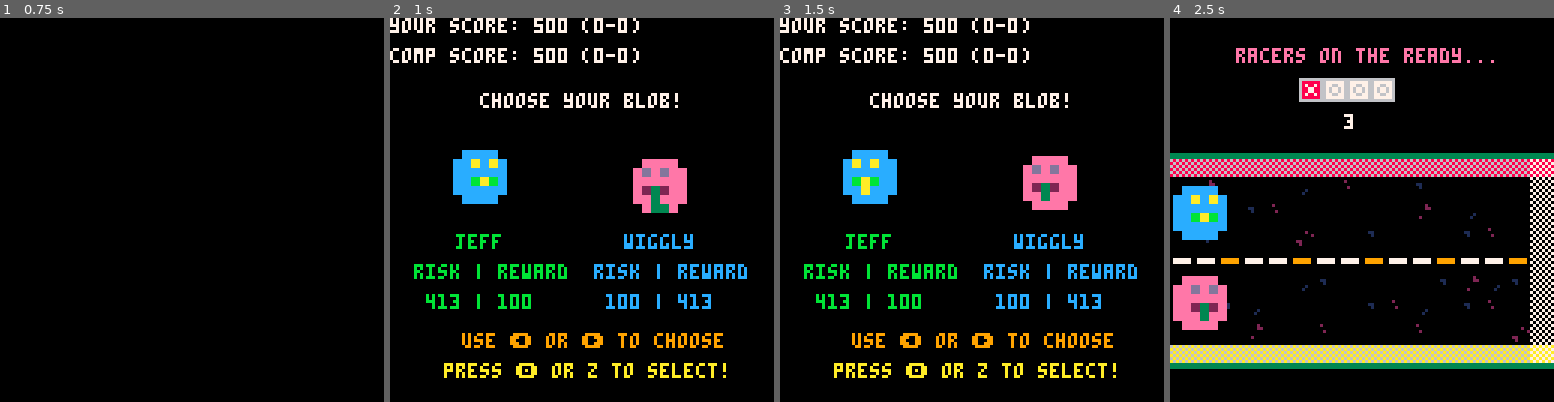
Above: before the commit, frames 1-4 (left to right).
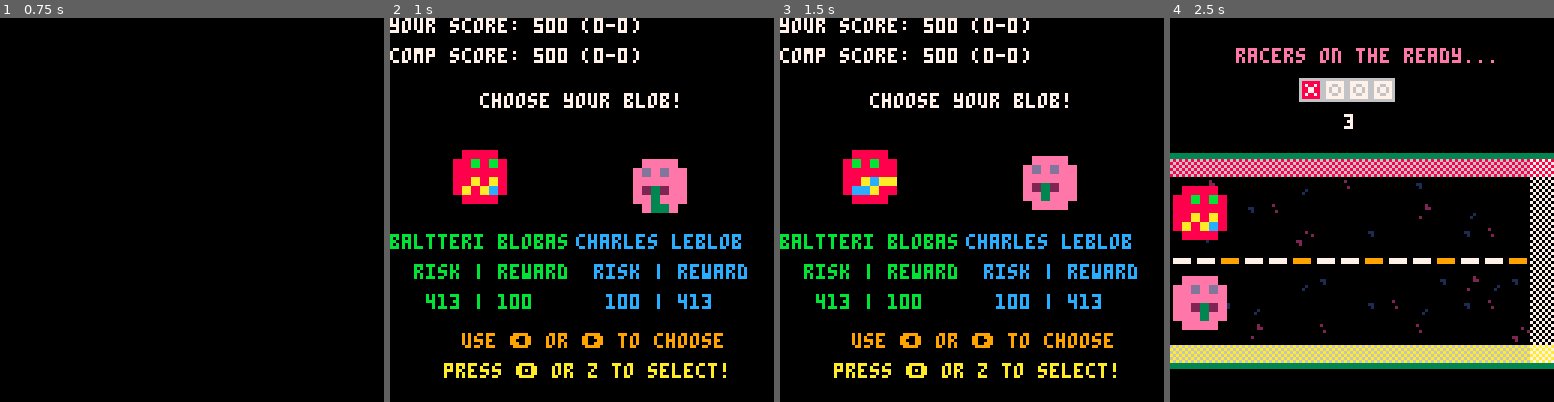
Above: after the commit, the same moments.

Repository: geopet/formula-blob
Game: PICO-8 cartridge formula-blob.p8
Same seed, same stepped clock (60 frames per second), same inputs: the game is played once before the commit and once after it.
Inputs:
- Up to frame 1 (0.75 s): tap X (X key) at 0.33 s; tap O (Z key) at 0.7 s
- Up to frame 2 (1 s): no input
- Up to frame 3 (1.5 s): tap X (X key) at 1.07 s
- Up to frame 4 (2.5 s): hold Right 1.6-2.1 s; tap O (Z key) at 1.7, 2.1 s; tap X (X key) at 1.85 s; hold Right from 2.47 s (still down)

Frame 1 is identical in both runs. In frame 2, 3.3% of the frame differs, in the area x 0-92%, y 34-61%; in frame 3, 3.2%; in frame 4, 1.7%.

Commit message:
refactor(blobs): update blob calls & new names
This commit changes how the code calls the blobs to allow for the new
blob, and future new blobs, to be added in.

I am also taking this opportunity to add naming homages to some of the
early players of the game who gave very kind feedback.

Diff:
--- a/formula-blob.p8
+++ b/formula-blob.p8
@@ -81,6 +81,7 @@
         }
     }
 
+    racer_keys = {}
     selected_blob = 0
 
     -- race variables
@@ -155,6 +156,7 @@
 
     if (state == "game-start") then
         lock_timer = 0
+        select_two_blobs()
         game_score_init()
 
         if (btnp(4)) then -- 🅾️ button (z key)
@@ -163,16 +165,17 @@
         log_msg = ""
     elseif (state == "race-init") then
         lock_timer = 0
+        select_two_blobs()
 
         -- set blob speed
-        blobs.blob1.speed = (0.5 * rnd(1)) + 0.08
-        blobs.blob2.speed = (0.5 * rnd(1)) + 0.08
+        blobs[racer_keys[1]].speed = (0.5 * rnd(1)) + 0.08
+        blobs[racer_keys[2]].speed = (0.5 * rnd(1)) + 0.08
 
         -- testing values
-        -- blobs.blob1.speed = 0.1
-        -- blobs.blob2.speed = 0.1
-
-        win_probability.total_speed = blobs.blob1.speed + blobs.blob2.speed
+        -- blobs[racer_keys[1]].speed = 0.1
+        -- blobs[racer_keys[2]].speed = 0.1
+
+        win_probability.total_speed = blobs[racer_keys[1]].speed + blobs[racer_keys[2]].speed
 
         set_fastest_blob()
         calculate_boost_bonus()
@@ -184,19 +187,19 @@
         state = "choose"
     elseif (state == "choose") then
         if (log_msg == "start state") then
-            log_msg = "b1 t: " .. blobs.blob1.win_probability.expected_time .. " b2 t: " .. blobs.blob2.win_probability.expected_time
+            log_msg = "b1 t: " .. blobs[racer_keys[1]].win_probability.expected_time .. " b2 t: " .. blobs[racer_keys[2]].win_probability.expected_time
         end
         if (btnp(0)) then -- left blob (1)
             selected_blob = 1
             sfx(0)
-            -- log_msg = "b1 wp: " .. blobs.blob1.win_probability.ratio .. "b1 t: " .. blobs.blob1.win_probability.expected_time
-            -- log_msg = "b1 wp: " .. blobs.blob1.win_probability.ratio .. " b1 ml: " .. blobs.blob1.win_probability.moneyline
+            -- log_msg = "b1 wp: " .. blobs[racer_keys[1]].win_probability.ratio .. "b1 t: " .. blobs[racer_keys[1]].win_probability.expected_time
+            -- log_msg = "b1 wp: " .. blobs[racer_keys[1]].win_probability.ratio .. " b1 ml: " .. blobs[racer_keys[1]].win_probability.moneyline
             log_msg = quick_log.scale .. " " .. quick_log.boost_bonus .. " " .. (1.5 * quick_log.scale)
         elseif (btnp(1)) then -- right blob (2)
             selected_blob = 2
             sfx(0)
-            -- log_msg = "b2 wp: " .. blobs.blob2.win_probability.ratio .. "b2 t: " .. blobs.blob2.win_probability.expected_time
-            -- log_msg = "b2 wp: " .. blobs.blob2.win_probability.ratio .. " b2 ml: " .. blobs.blob2.win_probability.moneyline
+            -- log_msg = "b2 wp: " .. blobs[racer_keys[2]].win_probability.ratio .. "b2 t: " .. blobs[racer_keys[2]].win_probability.expected_time
+            -- log_msg = "b2 wp: " .. blobs[racer_keys[2]].win_probability.ratio .. " b2 ml: " .. blobs[racer_keys[2]].win_probability.moneyline
             log_msg = quick_log.scale .. " " .. quick_log.boost_bonus .. " " .. (1.5 * quick_log.scale)
         elseif (btnp(4)) then
             if selected_blob != 0 then
@@ -215,12 +218,12 @@
     elseif (state == "countdown") then
 
         -- trigger false starts randomly
-        if (rnd(1) < 0.02 and blobs.blob1.false_start.target == 0 and blobs.blob1.false_start.current == 0) then
-            blobs.blob1.false_start.target = flr(rnd(37)) + 4
+        if (rnd(1) < 0.02 and blobs[racer_keys[1]].false_start.target == 0 and blobs[racer_keys[1]].false_start.current == 0) then
+            blobs[racer_keys[1]].false_start.target = flr(rnd(37)) + 4
             sfx(18)
         end
-        if (rnd(1) < 0.02 and blobs.blob2.false_start.target == 0 and blobs.blob2.false_start.current == 0) then
-            blobs.blob2.false_start.target = flr(rnd(37)) + 4
+        if (rnd(1) < 0.02 and blobs[racer_keys[2]].false_start.target == 0 and blobs[racer_keys[2]].false_start.current == 0) then
+            blobs[racer_keys[2]].false_start.target = flr(rnd(37)) + 4
             sfx(18)
         end
 
@@ -253,12 +256,12 @@
         elseif (lock_timer > 119) then
 
             -- blob setup
-            blobs.blob1.position.x = 10
-            blobs.blob2.position.x = 10
-            blobs.blob1.position.y = 66
-            blobs.blob2.position.y = 96
-
-            boost_balance(blobs.blob1.speed, blobs.blob2.speed)
+            blobs[racer_keys[1]].position.x = 10
+            blobs[racer_keys[2]].position.x = 10
+            blobs[racer_keys[1]].position.y = 66
+            blobs[racer_keys[2]].position.y = 96
+
+            boost_balance(blobs[racer_keys[1]].speed, blobs[racer_keys[2]].speed)
 
             -- player boost setup
             player_boost.active = false
@@ -348,12 +351,12 @@
     local blob_pulse_2 = sin((time() * 2.5) + arrow_phase) * 1.5 * speed_mod
 
     -- blob sprite animation
-    local blob1_sprite_frame = blobs.blob1.base_sprite.x + flr(time() * 2.5) % 2
+    local blob1_sprite_frame = blobs[racer_keys[1]].base_sprite.x + flr(time() * 2.5) % 2
     local blob1_flip = flr(time() * 2) % 2 == 1
-    local blob1_sprite_boost_frame = blobs.blob1.boost_sprite.x + flr(time() * 2.5) % 2
-    local blob2_sprite_frame = blobs.blob2.base_sprite.x + flr(time() * 1.5) % 2
+    local blob1_sprite_boost_frame = blobs[racer_keys[1]].boost_sprite.x + flr(time() * 2.5) % 2
+    local blob2_sprite_frame = blobs[racer_keys[2]].base_sprite.x + flr(time() * 1.5) % 2
     local blob2_flip = flr(time()) % 2 == 1
-    local blob2_sprite_boost_frame = blobs.blob2.boost_sprite.x + flr(time() * 1.5) % 2
+    local blob2_sprite_boost_frame = blobs[racer_keys[2]].boost_sprite.x + flr(time() * 1.5) % 2
 
     if (state == "game-start") then
         -- Pulsing welcome text
@@ -387,10 +390,10 @@
         -- nothing to display right now
     elseif (state == "choose") then
         -- calculate name layout
-        local blob1_name_width = #blobs.blob1.name * 4
+        local blob1_name_width = #blobs[racer_keys[1]].name * 4
         local blob1_name_x = 30 - blob1_name_width / 2
 
-        local blob2_name_width = #blobs.blob2.name * 4
+        local blob2_name_width = #blobs[racer_keys[2]].name * 4
         local blob2_name_x = 90 - blob2_name_width / 2
 
         -- print score
@@ -400,8 +403,8 @@
         print_centered("choose your blob!", 25, 7)
 
         -- draw blobs
-        sspr(blob1_sprite_frame * 8, blobs.blob1.base_sprite.y, 8, 8, 30-12, 55-12 + blob_pulse, 24, 24, blob1_flip, false)
-        sspr(blob2_sprite_frame * 8, blobs.blob2.base_sprite.y, 8, 8, 90-12, 55-12 + blob_pulse_2, 24, 24, blob2_flip, false)
+        sspr(blob1_sprite_frame * 8, blobs[racer_keys[1]].base_sprite.y, 8, 8, 30-12, 55-12 + blob_pulse, 24, 24, blob1_flip, false)
+        sspr(blob2_sprite_frame * 8, blobs[racer_keys[2]].base_sprite.y, 8, 8, 90-12, 55-12 + blob_pulse_2, 24, 24, blob2_flip, false)
 
         -- highlight selected blob
         if (selected_blob == 1) then
@@ -411,22 +414,22 @@
         end
 
         -- add labels
-        print(blobs.blob1.name, blob1_name_x, 72, 11)
+        print(blobs[racer_keys[1]].name, blob1_name_x, 72, 11)
         print("risk | reward", 8, 82, 11)
 
-        if (blobs.blob1.win_probability.moneyline < 0) then
-            print(abs(blobs.blob1.win_probability.moneyline) .. " | 100", 12, 92, 11)
-        else
-            print("100 | " .. abs(blobs.blob1.win_probability.moneyline), 12, 92, 11)
-        end
-
-        print(blobs.blob2.name, blob2_name_x, 72, 12)
+        if (blobs[racer_keys[1]].win_probability.moneyline < 0) then
+            print(abs(blobs[racer_keys[1]].win_probability.moneyline) .. " | 100", 12, 92, 11)
+        else
+            print("100 | " .. abs(blobs[racer_keys[1]].win_probability.moneyline), 12, 92, 11)
+        end
+
+        print(blobs[racer_keys[2]].name, blob2_name_x, 72, 12)
         print("risk | reward", 68, 82, 12)
 
-        if (blobs.blob2.win_probability.moneyline < 0) then
-            print(abs(blobs.blob2.win_probability.moneyline) .. " | 100", 72, 92, 12)
-        else
-            print("100 | " .. abs(blobs.blob2.win_probability.moneyline), 72, 92, 12)
+        if (blobs[racer_keys[2]].win_probability.moneyline < 0) then
+            print(abs(blobs[racer_keys[2]].win_probability.moneyline) .. " | 100", 72, 92, 12)
+        else
+            print("100 | " .. abs(blobs[racer_keys[2]].win_probability.moneyline), 72, 92, 12)
         end
 
         print_centered("use ⬅️ or ➡️ to choose", 105, 9)
@@ -438,14 +441,14 @@
         print("current score: " .. score.player .. " (" .. score.player_wins .. "-" .. score.player_losses .. ")", 0, 0, 7)
 
         -- prepare "is ready!" line
-        local blob_name = (selected_blob == 1) and blobs.blob1.name or blobs.blob2.name
+        local blob_name = (selected_blob == 1) and blobs[racer_keys[1]].name or blobs[racer_keys[2]].name
         local ready_text = blob_name .. " is ready!"
         print_centered(ready_text, 20, 12)
 
         if (selected_blob == 1) then
-            sspr(blob1_sprite_frame * 8, blobs.blob1.base_sprite.y, 8, 8, 52, 42 + blob_pulse, 24, 24, blob1_flip, false)
-        else
-            sspr(blob2_sprite_frame * 8, blobs.blob2.base_sprite.y, 8, 8, 52, 42 + blob_pulse_2, 24, 24, blob2_flip, false)
+            sspr(blob1_sprite_frame * 8, blobs[racer_keys[1]].base_sprite.y, 8, 8, 52, 42 + blob_pulse, 24, 24, blob1_flip, false)
+        else
+            sspr(blob2_sprite_frame * 8, blobs[racer_keys[2]].base_sprite.y, 8, 8, 52, 42 + blob_pulse_2, 24, 24, blob2_flip, false)
         end
 
         print_centered("press 🅾️ or z to start race!", 90, 10)
@@ -459,15 +462,15 @@
         local blob2_y_countdown = 96
 
         -- run animation and bobbing
-        local run_anim_1 = blobs.blob1.base_sprite.x + flr(time() * 4) % 2
-        local run_anim_2 = blobs.blob2.base_sprite.x + flr(time() * 3.5) % 2
+        local run_anim_1 = blobs[racer_keys[1]].base_sprite.x + flr(time() * 4) % 2
+        local run_anim_2 = blobs[racer_keys[2]].base_sprite.x + flr(time() * 3.5) % 2
         local bob = sin(time() * 6) * 1.5
 
         draw_track()
 
         -- draw with both bobbing and false start offset
-        sspr(run_anim_1 * 8, 0, 8, 8, pre_race_x - 12 + blobs.blob1.false_start.current, blob1_y_countdown - 12 + bob, 24, 24, false, false)
-        sspr(run_anim_2 * 8, 0, 8, 8, pre_race_x - 12 + blobs.blob2.false_start.current, blob2_y_countdown - 12 + bob, 24, 24, false, false)
+        sspr(run_anim_1 * 8, 0, 8, 8, pre_race_x - 12 + blobs[racer_keys[1]].false_start.current, blob1_y_countdown - 12 + bob, 24, 24, false, false)
+        sspr(run_anim_2 * 8, 0, 8, 8, pre_race_x - 12 + blobs[racer_keys[2]].false_start.current, blob2_y_countdown - 12 + bob, 24, 24, false, false)
 
         if (lock_timer < 30) then
             announcer_opt = {string = "racers on the ready...", x = 22, y = 10, color = 14}
@@ -519,16 +522,16 @@
         draw_track()
 
         if selected_blob == 1 then
-            draw_racer(blobs.blob1, player_boost.active, blob1_sprite_frame, blob1_sprite_boost_frame, 0)
-            draw_racer(blobs.blob2, opponent_boost.active, blob2_sprite_frame, blob2_sprite_boost_frame, 0)
-        else
-            draw_racer(blobs.blob2, player_boost.active, blob2_sprite_frame, blob2_sprite_boost_frame, 0)
-            draw_racer(blobs.blob1, opponent_boost.active, blob1_sprite_frame, blob1_sprite_boost_frame, 0)
+            draw_racer(blobs[racer_keys[1]], player_boost.active, blob1_sprite_frame, blob1_sprite_boost_frame, 0)
+            draw_racer(blobs[racer_keys[2]], opponent_boost.active, blob2_sprite_frame, blob2_sprite_boost_frame, 0)
+        else
+            draw_racer(blobs[racer_keys[2]], player_boost.active, blob2_sprite_frame, blob2_sprite_boost_frame, 0)
+            draw_racer(blobs[racer_keys[1]], opponent_boost.active, blob1_sprite_frame, blob1_sprite_boost_frame, 0)
         end
 
         if (logging) then
-            print("blob1_x: " .. blobs.blob1.position.x .. " speed: " .. blobs.blob1.speed, 0, 90, 6)
-            print("blob2_x: " .. blobs.blob2.position.x .. " speed: " .. blobs.blob2.speed, 0, 100, 6)
+            print("blob1_x: " .. blobs[racer_keys[1]].position.x .. " speed: " .. blobs[racer_keys[1]].speed, 0, 90, 6)
+            print("blob2_x: " .. blobs[racer_keys[2]].position.x .. " speed: " .. blobs[racer_keys[2]].speed, 0, 100, 6)
         end
 
         print_log_msg(log_msg)
@@ -614,12 +617,47 @@
     game_over = false
 end
 
+function select_two_blobs()
+    local keys = {"blob1", "blob2", "blob3"}
+
+    -- shuffle the keys list
+    for i = #keys, 2, -1 do
+        local j = flr(rnd(i)) + 1
+        keys[i], keys[j] = keys[j], keys[i]
+    end
+
+    -- take the first two keys as the racers
+    racer_keys = { keys[1], keys[2] }
+end
+
+function set_blob_names()
+    blobs[racer_keys[1]].name = assign_name()
+    blobs[racer_keys[2]].name = assign_name()
+
+    -- Ensure names are unique
+    while (blobs[racer_keys[1]].name == blobs[racer_keys[2]].name) do
+        blobs[racer_keys[2]].name = assign_name()
+    end
+end
+
+function assign_name()
+    local names = {
+        "mcblobface", "bouncy", "mcblobberson", "blobster", "blobinator", "blobby", "bloob",
+        "max verblobben", "blobo norris", "charles leblob", "lewis hamiblob", "checo blobo",
+        "fenando balobso", "blarblos sainz", "baltteri blobas", "jeff", "super shugars",
+        "nice neice", "saint nick", "bad mike", "captain kenobi", "dr. dad", "leadlight mom",
+        "fancy frankie", "cool c", "jazzy j", "haulin colin", "speedy t"
+    }
+
+    return names[flr(rnd(#names)) + 1] -- pick a random name from the list
+end
+
 function set_win_probability()
     win_probability.track_length = win_probability.finish_line - win_probability.start_line
-    blobs.blob1.win_probability.expected_time = (win_probability.track_length/blobs.blob1.speed)/30
-    blobs.blob2.win_probability.expected_time = (win_probability.track_length/blobs.blob2.speed)/30
-    blobs.blob1.win_probability.ratio = blobs.blob1.speed/win_probability.total_speed
-    blobs.blob2.win_probability.ratio = blobs.blob2.speed/win_probability.total_speed
+    blobs[racer_keys[1]].win_probability.expected_time = (win_probability.track_length/blobs[racer_keys[1]].speed)/30
+    blobs[racer_keys[2]].win_probability.expected_time = (win_probability.track_length/blobs[racer_keys[2]].speed)/30
+    blobs[racer_keys[1]].win_probability.ratio = blobs[racer_keys[1]].speed/win_probability.total_speed
+    blobs[racer_keys[2]].win_probability.ratio = blobs[racer_keys[2]].speed/win_probability.total_speed
 end
 
 -- Converts a win probability (wp) into a moneyline value, a common concept in sports betting.
@@ -639,12 +677,12 @@
 end
 
 function set_racer_moneyline()
-    blobs.blob1.win_probability.moneyline = win_probability_to_moneyline(blobs.blob1.win_probability.ratio)
-    blobs.blob2.win_probability.moneyline = win_probability_to_moneyline(blobs.blob2.win_probability.ratio)
+    blobs[racer_keys[1]].win_probability.moneyline = win_probability_to_moneyline(blobs[racer_keys[1]].win_probability.ratio)
+    blobs[racer_keys[2]].win_probability.moneyline = win_probability_to_moneyline(blobs[racer_keys[2]].win_probability.ratio)
 end
 
 function set_fastest_blob()
-    if (blobs.blob1.speed > blobs.blob2.speed) then
+    if (blobs[racer_keys[1]].speed > blobs[racer_keys[2]].speed) then
         boost_meter.fastest_blob = 1
     else
         boost_meter.fastest_blob = 2
@@ -652,8 +690,8 @@
 end
 
 function calculate_speed_gap_percent()
-    local average = (blobs.blob1.speed + blobs.blob2.speed) / 2
-    local gap = abs(blobs.blob1.speed - blobs.blob2.speed)
+    local average = (blobs[racer_keys[1]].speed + blobs[racer_keys[2]].speed) / 2
+    local gap = abs(blobs[racer_keys[1]].speed - blobs[racer_keys[2]].speed)
     local percent_speed_gap_difference = gap / average
 
     return percent_speed_gap_difference
@@ -834,26 +872,26 @@
 
 function update_blobs_speed()
     if (selected_blob == 1) then
-        blobs.blob1.position.x += blobs.blob1.speed + player_boost.amount
-        blobs.blob2.position.x += blobs.blob2.speed + opponent_boost.amount
+        blobs[racer_keys[1]].position.x += blobs[racer_keys[1]].speed + player_boost.amount
+        blobs[racer_keys[2]].position.x += blobs[racer_keys[2]].speed + opponent_boost.amount
     else
-        blobs.blob2.position.x += blobs.blob2.speed + player_boost.amount
-        blobs.blob1.position.x += blobs.blob1.speed + opponent_boost.amount
+        blobs[racer_keys[2]].position.x += blobs[racer_keys[2]].speed + player_boost.amount
+        blobs[racer_keys[1]].position.x += blobs[racer_keys[1]].speed + opponent_boost.amount
     end
 end
 
 function win_condition_check()
     if race_results.winner_id == 0 then
-        if (blobs.blob1.position.x >= 120) then
+        if (blobs[racer_keys[1]].position.x >= 120) then
             race_results.winner_id = 1
-            race_results.winner = blobs.blob1
-            race_results.loser = blobs.blob2
+            race_results.winner = blobs[racer_keys[1]]
+            race_results.loser = blobs[racer_keys[2]]
             state = "result"
             update_scoring()
-        elseif (blobs.blob2.position.x >= 120) then
+        elseif (blobs[racer_keys[2]].position.x >= 120) then
             race_results.winner_id = 2
-            race_results.winner = blobs.blob2
-            race_results.loser = blobs.blob1
+            race_results.winner = blobs[racer_keys[2]]
+            race_results.loser = blobs[racer_keys[1]]
             state = "result"
             update_scoring()
         end
@@ -865,9 +903,9 @@
     local player_moneyline
 
     if (selected_blob == 1) then
-        player_moneyline = blobs.blob1.win_probability.moneyline
+        player_moneyline = blobs[racer_keys[1]].win_probability.moneyline
     else
-        player_moneyline = blobs.blob2.win_probability.moneyline
+        player_moneyline = blobs[racer_keys[2]].win_probability.moneyline
     end
 
     local abs_moneyline = abs(player_moneyline)
@@ -920,27 +958,6 @@
             color = 8 + flr(rnd(7)) -- random color from 8 on (bright)
         }
         add(fireworks, f)
-    end
-end
-
-function assign_name()
-    local names = {
-        "blobzilla", "blast", "skids", "mcblobface", "bouncy", "slimer", "wiggly", "blash",
-        "mcblobberson", "blobster", "blobinator", "blobtastic", "blobby", "bloob",
-        "max verblobben", "blobo norris", "charles leblob", "blewis hamiblob", "blobo perez", "fenando balobso",
-        "blance bloll", "blierre basly", "blobos sainz", "baltteri blobas", "jeff"
-    }
-
-    return names[flr(rnd(#names)) + 1] -- pick a random name from the list
-end
-
-function set_blob_names()
-    blobs.blob1.name = assign_name()
-    blobs.blob2.name = assign_name()
-
-    -- Ensure names are unique
-    while (blobs.blob1.name == blobs.blob2.name) do
-        blobs.blob2.name = assign_name()
     end
 end
 
